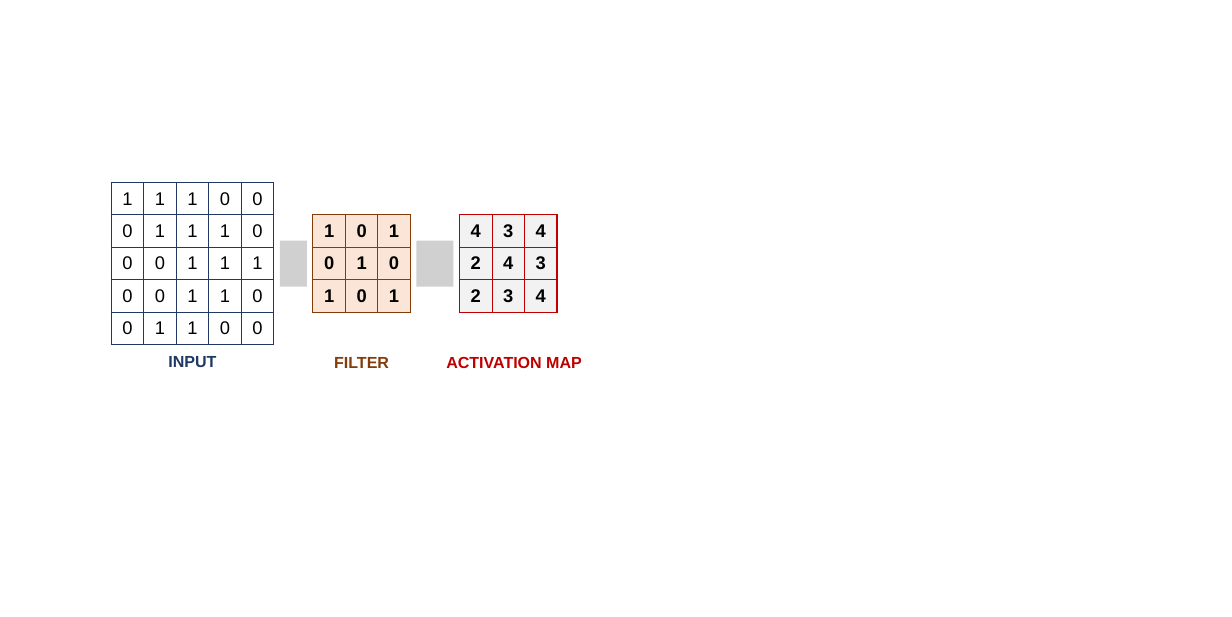
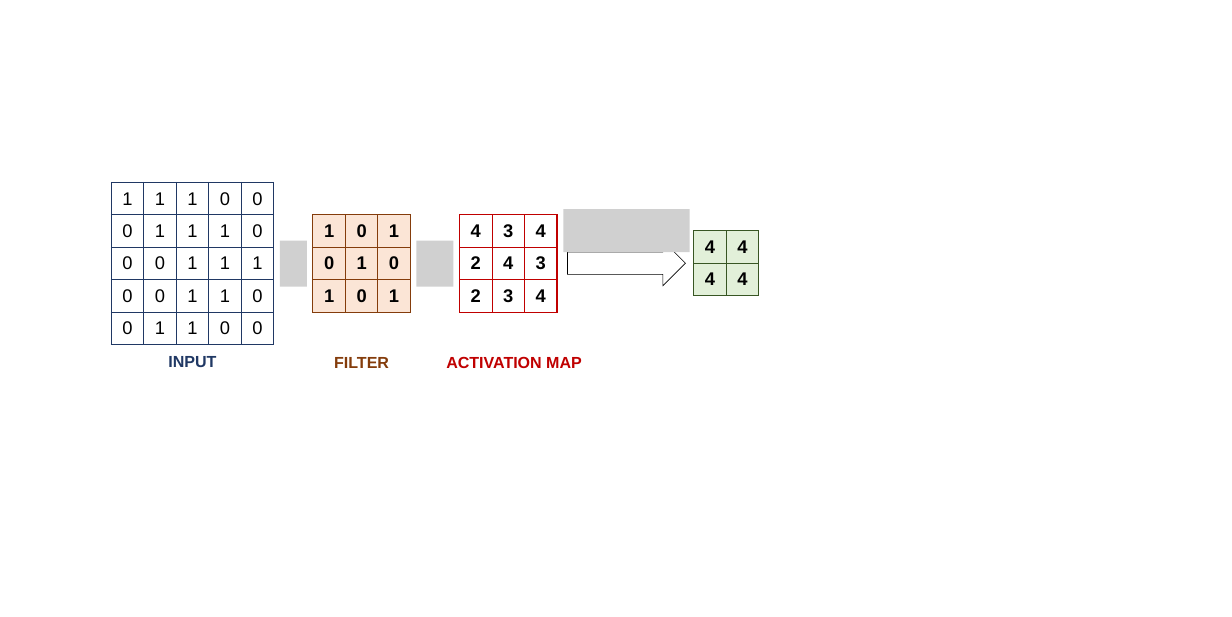
Before and after one commit to hvdthong/Just-in-time-DF-paper, a slide deck: slide 9 of figs/figures.pptx. Drawn at 1232x617 pixels with LibreOffice and Linux fonts; fonts in the diff are those of the drawing; grey boxes stand for pictures. Boxes give left, top, right and bottom in pixels: in the first picture for what was removed or moved away, otherwise in the second. Text is boxed around its words. In the diff, an @@ line names an element or a change of style, - is before the commit and + after.

```diff
--- a/figs/figures.pptx
+++ b/figs/figures.pptx
@@ picture added at bbox=[563, 209, 690, 252] @@
@@ table added at bbox=[694, 231, 759, 295], 2 rows, 2 columns @@
+4 | 4
+4 | 4
@@ down arrow added at bbox=[567, 241, 685, 286], fill #FFFFFF, outline #000000 1 pt @@
```
Also in this commit, not shown: 1 other slide changed, 3 other files.
